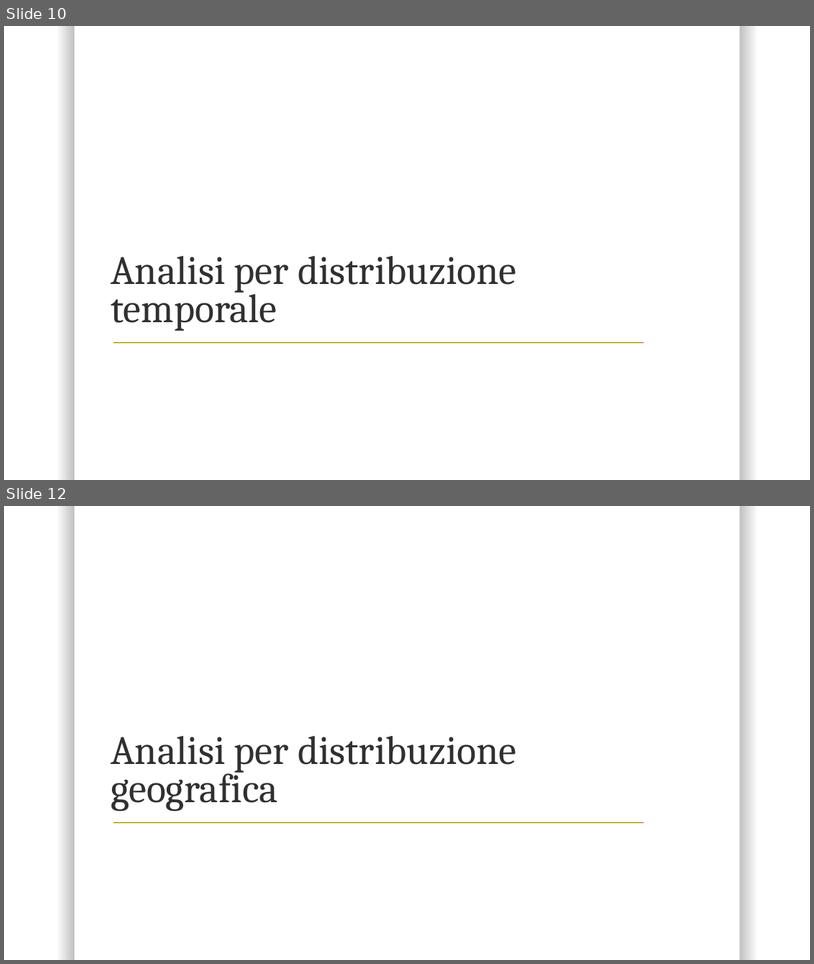
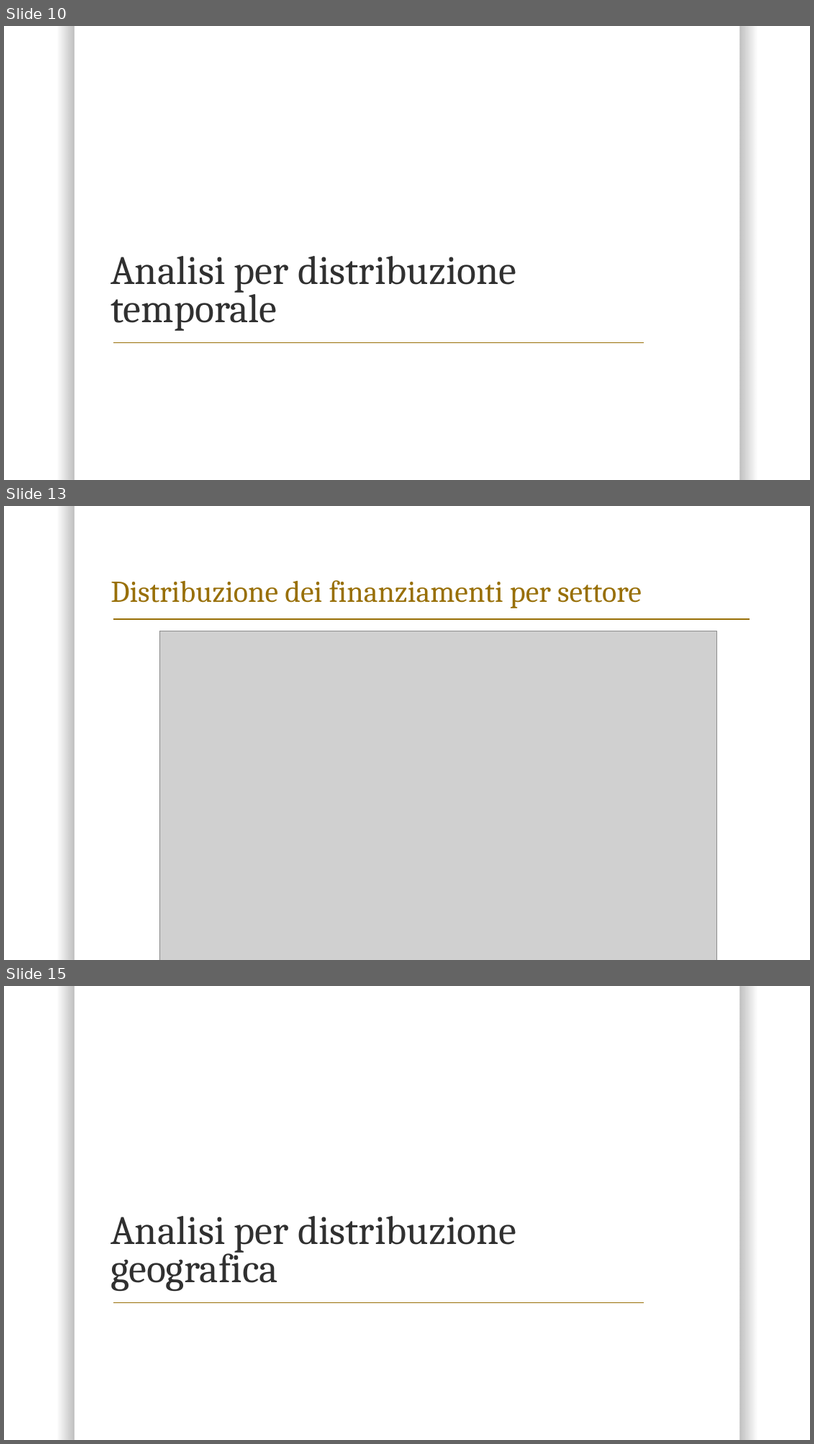
Before and after one commit to AdolfoCA/OI-Project, a slide deck: REPORT.pptx. Shown one above the other, each under a label of ours: slides 10 and 12 before the commit, slides 10, 13 and 15 after it; the slides between them are not shown. The pictures are 814x964 and 814x1444 pixels, drawn with LibreOffice and Linux fonts; fonts in the diff are those of the drawing; grey boxes stand for pictures; background and template pictures are left out. Boxes give left, top, right and bottom in pixels: in the first picture for what was removed or moved away, otherwise in the second. Text is boxed around its words. In the diff, an @@ line names an element or a change of style, - is before the commit and + after.

```diff
--- a/REPORT.pptx
+++ b/REPORT.pptx
@@ slide 13 added at <box>4,506,810,960</box>, background #FFFFFF; not listed: 1 template element that a slide beside it also shows @@
@@ title added at <box>111,580,642,608</box>, 36 pt, text #986F07 @@
+Distribuzione dei finanziamenti per settore
@@ line added from (113, 619) to (750, 619), #986F07 1 pt @@
@@ picture added at <box>160,631,717,960</box> @@
@@ what was slide 12 is now slide 15 @@
```
Also in this commit, not shown: 1 slide changed, 2 other slides added, 2 other files.
